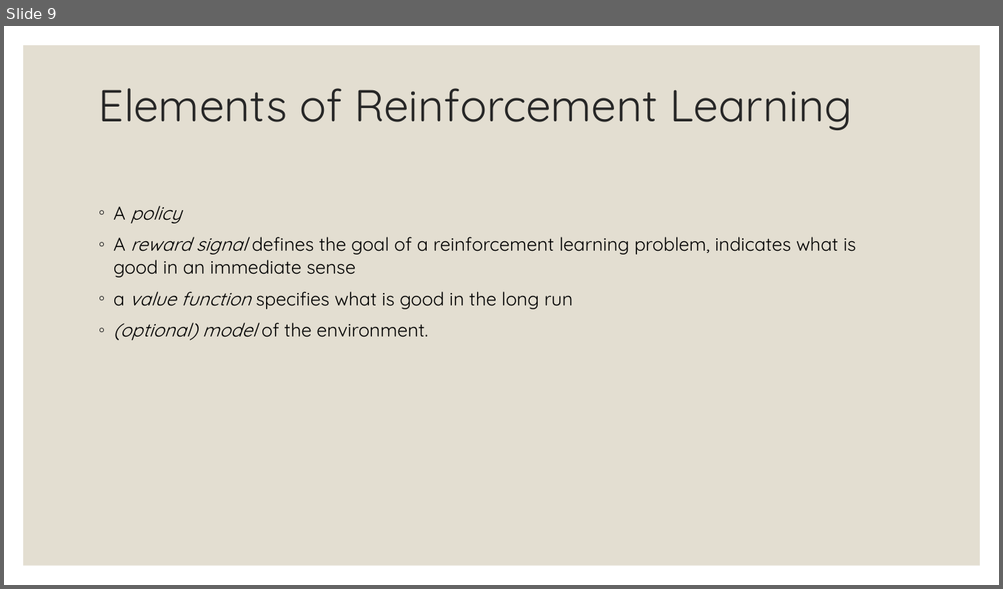
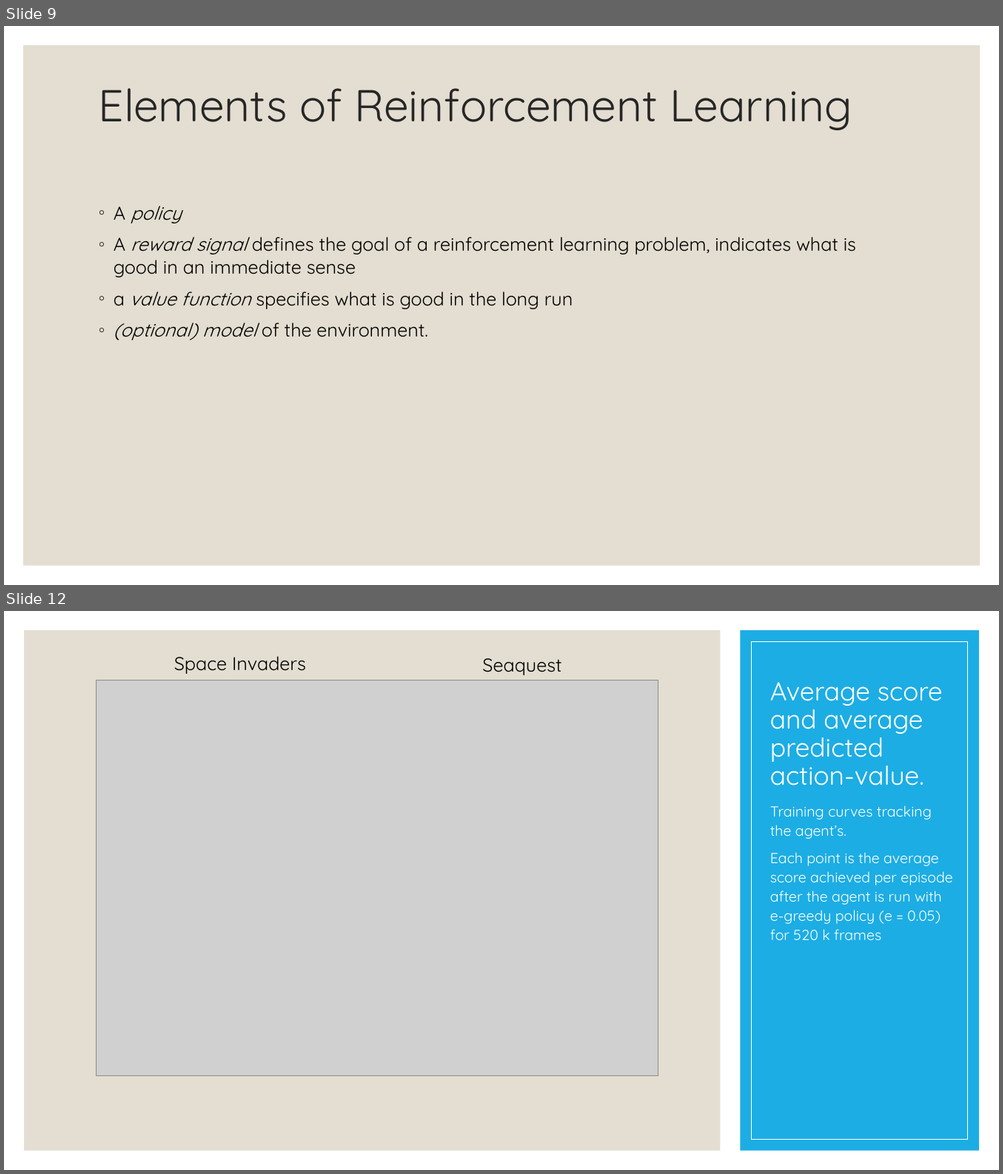
Before and after one commit to Boty22/Global-AI-Bootcamp-DRL, a slide deck: From RL to DRL.pptx. Shown one above the other, each under a label of ours: slide 9 before the commit, slides 9 and 12 after it; the slides between them are not shown. The pictures are 1003x589 and 1003x1174 pixels, drawn with LibreOffice and Linux fonts; fonts in the diff are those of the drawing; grey boxes stand for pictures. Boxes give left, top, right and bottom in pixels: in the first picture for what was removed or moved away, otherwise in the second. Text is boxed around its words. In the diff, an @@ line names an element or a change of style, - is before the commit and + after.

```diff
--- a/From RL to DRL.pptx
+++ b/From RL to DRL.pptx
@@ slide 12 added at [4, 611, 999, 1170], background #FFFFFF @@
@@ rectangle added at [24, 630, 720, 1151], fill #E3DED1 @@
@@ rectangle added at [740, 630, 979, 1151], fill #1CADE4 @@
@@ rectangle added at [751, 641, 967, 1140], outline #FFFFFF 0.5 pt @@
@@ text added at [174, 656, 306, 674], 18 pt, text #000000 @@
+Space Invaders
@@ text added at [482, 658, 561, 675], 18 pt, text #000000 @@
+Seaquest
@@ picture added at [96, 681, 657, 1076] @@
@@ title added at [770, 682, 942, 786], 25.2 pt, text #FFFFFF @@
+Average score and average
+predicted action-value.
@@ text added at [770, 806, 953, 940], 14 pt, text #FFFFFF @@
+Training curves tracking the agent’s.
+Each point is the average score achieved per episode after the agent is run with e-greedy policy (e = 0.05) for 520 k frames
```
Also in this commit, not shown: 5 other slides added.
